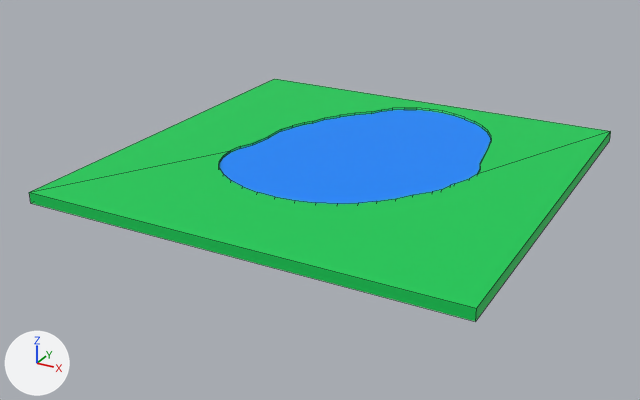
The FBX model DontCrash/Assets/AssetStore/Viuletti City low poly/Models/Nature/Pond.fbx: old version first, new version second.
The view is the same before and after, from a 50 mm camera at (7.06, -13.82, 6.16) aimed at (-0.28, -0.47, -0.51). The lights are fixed; the arrows at lower left show +X, +Y and +Z. Mesh edges are drawn as thin lines. Where no turn or scale is listed for an object, it has been applied to the vertices.

Names of what the first picture shows: 'Pond'.
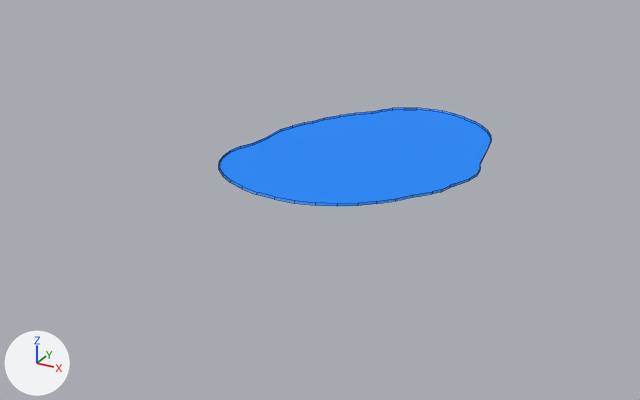
Location of each change, (x1, y1, x2, y2) in pixels of the pictures (640 x 400 px):
'Pond', reshaped (53% narrower, 59% shorter)
    before: (29, 79, 611, 322)
    after: (219, 108, 491, 206)
part 1 of me_cube_001, deleted (green)
    before: (29, 79, 611, 322)
part 2 of me_cube_001, recoloured (green to blue)
    before: (219, 108, 491, 163)
    after: (219, 108, 491, 206)

The edits, one by one:
me_cube_001 is used by ob_pond; location (0.0, 0.0, 0.0).
me_cube_001 had 108 vertices, 58 faces and spanned x -4.0..4.0, y -4.0..4.0, z 0.0..0.22.
me_cube_001 now has 100 vertices, 51 faces and spans x -2.11..2.43, y -2.21..3.53, z 0.19..0.22.
Part 1, on me_cube_001:
8 vertices are removed from x -4.0..4.0, y -4.0..4.0, z 0.0..0.2.
7 faces are deleted.
me_cube_001 part 2: 50 faces spanning x -2.11..2.43, y -2.21..3.53, z 0.19..0.22 switch from mat_ground (green #00cc55) to mat_water (blue #0088ff).
